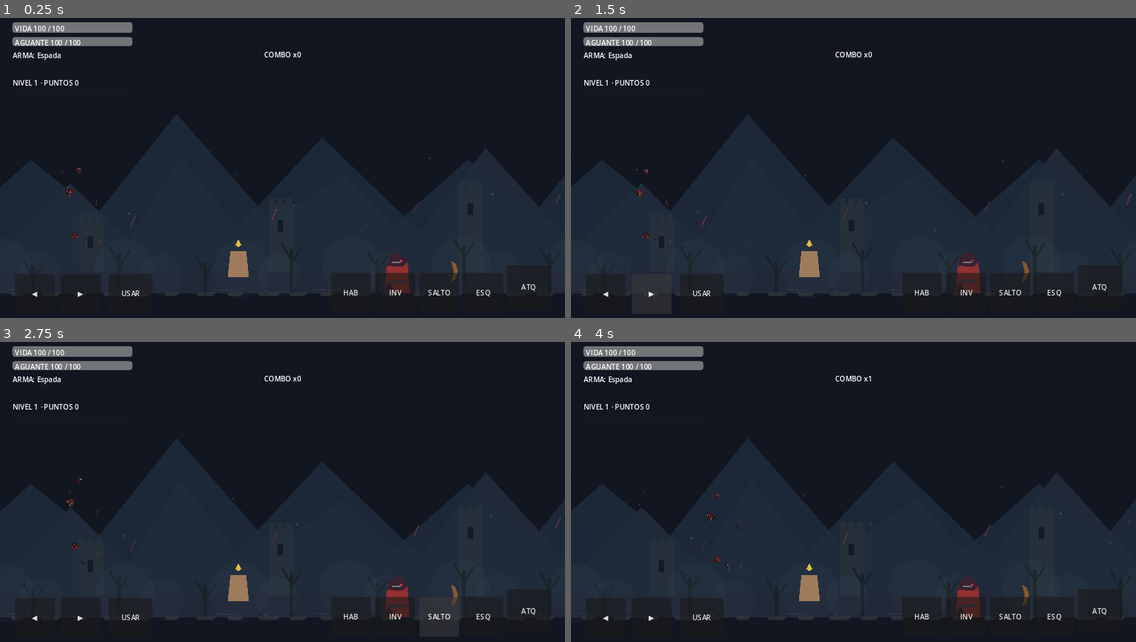
Above: before the commit, frames 1-4 (two rows, left to right).
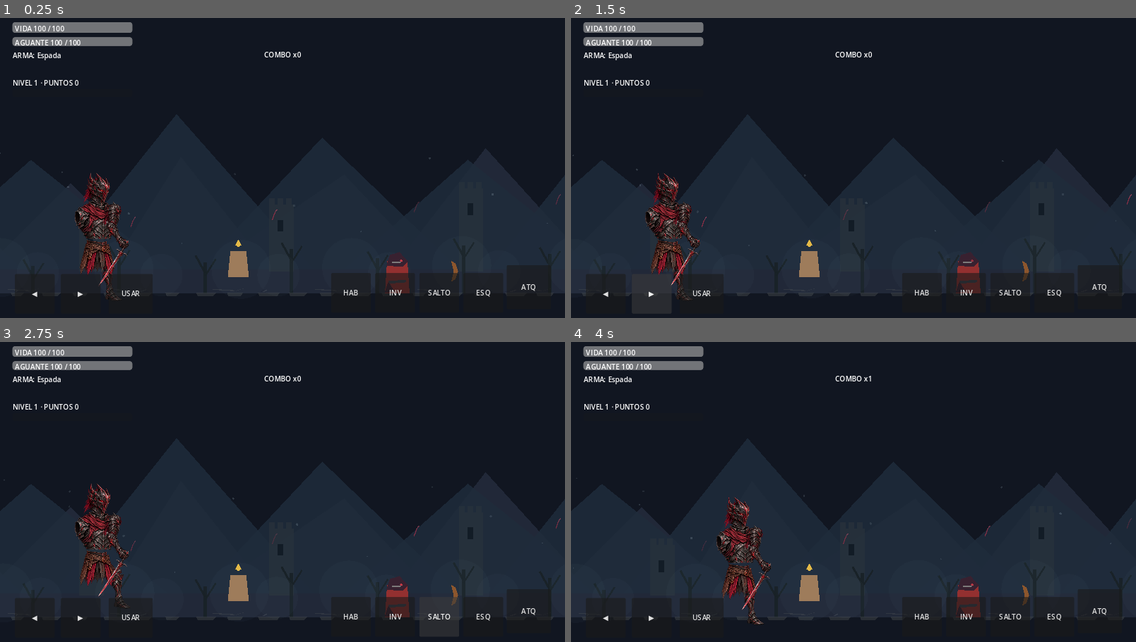
Above: after the commit, the same moments.

Repository: LoloscarPrr/EchoFragment
Game: Godot game, scene res://scenes/main/Main.tscn
Same seed, same stepped clock (60 frames per second), same inputs: the game is played once before the commit and once after it.
Inputs (mouse positions are in pixels of both pictures, inside the frame that each line leads up to):
- Up to frame 1 (0.25 s): no input
- Up to frame 2 (1.5 s): click "◀" at 0.5 s; click "▶" at 1.25 s
- Up to frame 3 (2.75 s): click "SALTO" at 2 s
- Up to frame 4 (4 s): move the mouse to (977, 477) at 2.77 s; hold D (move_right) 2.78-3.5 s; tap J (attack) at 2.85 s; click (977, 477) at 2.92 s; tap Space (jump) at 3.02 s; drag from (740, 510) to (808, 588) at 3.52 s

The runs differ from the first frame. In frame 1, 1.7% of the frame differs, in the area x 11-23%, y 49-95%; in frame 2, 1.7%; in frame 3, 1.7%; in frame 4, 1.8%, in the area x 23-36%, y 50-95%.

Commit message:
fix(rig2d): normalize 200px imported textures to original 1024px bone pivots and regions

Diff:
--- a/scripts/player/PortadorFullRigV02.gd
+++ b/scripts/player/PortadorFullRigV02.gd
@@ -105,7 +105,10 @@
     sprite.name = label
     sprite.texture = tex
     sprite.centered = false
-    sprite.scale = Vector2.ONE * size_factor
+    # Imported Canva previews may be 200px; use their ORIGINAL art coordinate system.
+    # Uniform source-to-texture conversion keeps the existing pivots/rig proportions.
+    var native_size := Vector2(1024.0, 1024.0) if source_id == "helmet" or source_id == "torso" or source_id == "pelvis" else Vector2(1024.0, 1536.0)
+    sprite.scale = Vector2(size_factor * native_size.x / float(tex.get_width()), size_factor * native_size.y / float(tex.get_height()))
     sprite.position = -source_pivot * size_factor
     sprite.z_index = depth
     sprite.texture_filter = CanvasItem.TEXTURE_FILTER_LINEAR
@@ -117,12 +120,17 @@
     sprite.name = label
     sprite.texture = tex
     sprite.region_enabled = true
-    var y_min := clampi(begin_y, 0, tex.get_height())
-    var y_max := clampi(end_y, y_min, tex.get_height())
+    # Region cuts and joint pivots are authored in the 1024x1536 original source.
+    # Translate only the sampling rectangle to the imported image resolution.
+    var original_height := 1536.0
+    var original_width := 1024.0
+    var ratio_y := float(tex.get_height()) / original_height
+    var y_min := clampi(roundi(float(begin_y) * ratio_y), 0, tex.get_height())
+    var y_max := clampi(roundi(float(end_y) * ratio_y), y_min + 1, tex.get_height())
     sprite.region_rect = Rect2(0.0, float(y_min), float(tex.get_width()), float(y_max - y_min))
     sprite.centered = false
-    sprite.scale = Vector2.ONE * size_factor
-    sprite.position = (Vector2(0, y_min) - source_pivot) * size_factor
+    sprite.scale = Vector2(size_factor * original_width / float(tex.get_width()), size_factor * original_height / float(tex.get_height()))
+    sprite.position = Vector2(-source_pivot.x, float(begin_y) - source_pivot.y) * size_factor
     sprite.z_index = depth
     sprite.texture_filter = CanvasItem.TEXTURE_FILTER_LINEAR
     parent.add_child(sprite)
